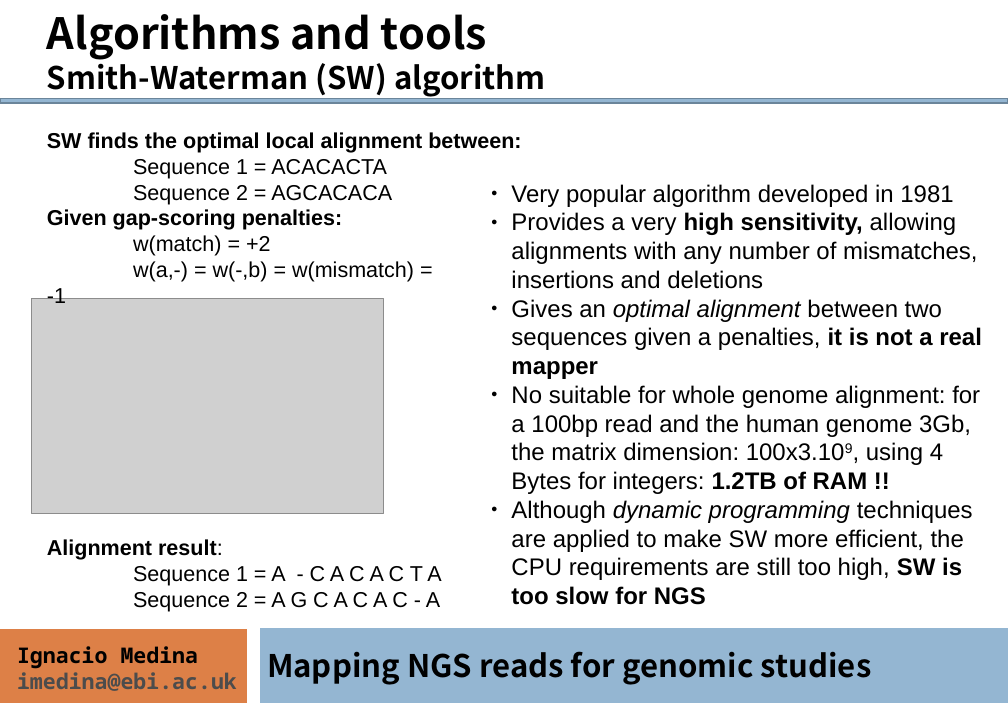
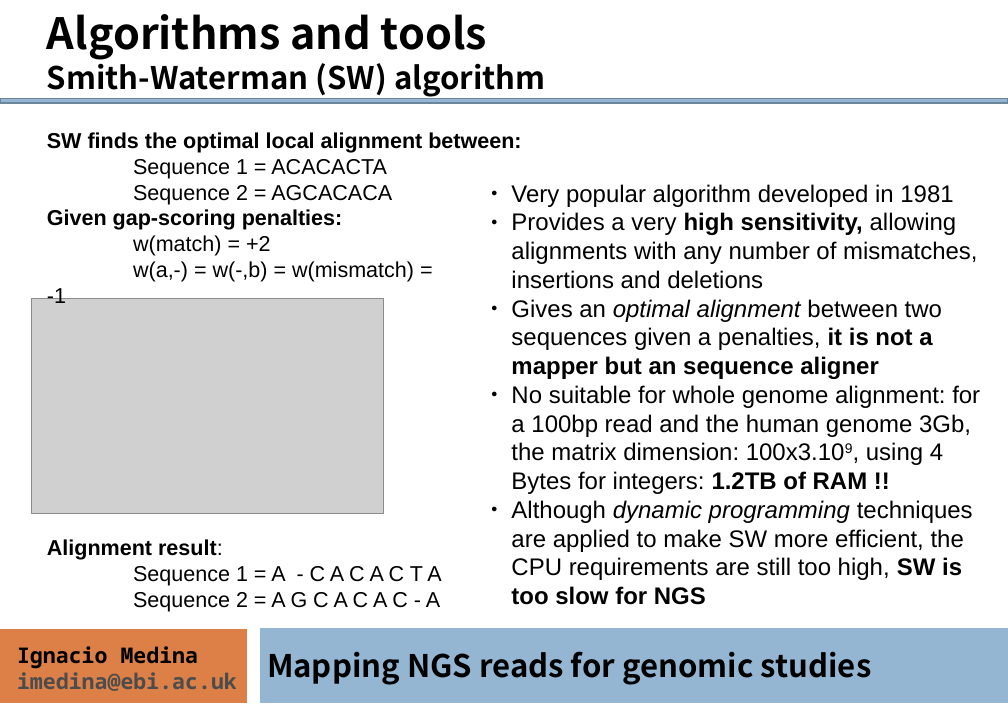
Before and after one commit to ngs-course/ngs-course.github.io, a slide deck: slide 10 of Course_Materials/alignment/presentation/ngs-read-mapping-imedina-mda14.odp. Drawn at 1008x713 pixels with LibreOffice and Linux fonts; fonts in the diff are those of the drawing; grey boxes stand for pictures. Boxes give left, top, right and bottom in pixels: in the first picture for what was removed or moved away, otherwise in the second. Text is boxed around its words. In the diff, an @@ line names an element or a change of style, - is before the commit and + after.

Commit message:
alignment: definitive slides done

```diff
--- a/Course_Materials/alignment/presentation/ngs-read-mapping-imedina-mda14.odp
+++ b/Course_Materials/alignment/presentation/ngs-read-mapping-imedina-mda14.odp
@@ text at <box>511,299,942,379</box>: text changed @@
-● Gives an optimal alignment between two sequences given a penalties, it is not a real mapper
+● Gives an optimal alignment between two sequences given a penalties, it is not a mapper but an sequence aligner
```
Also in this commit, not shown: 16 other slides changed, 1 other file.
